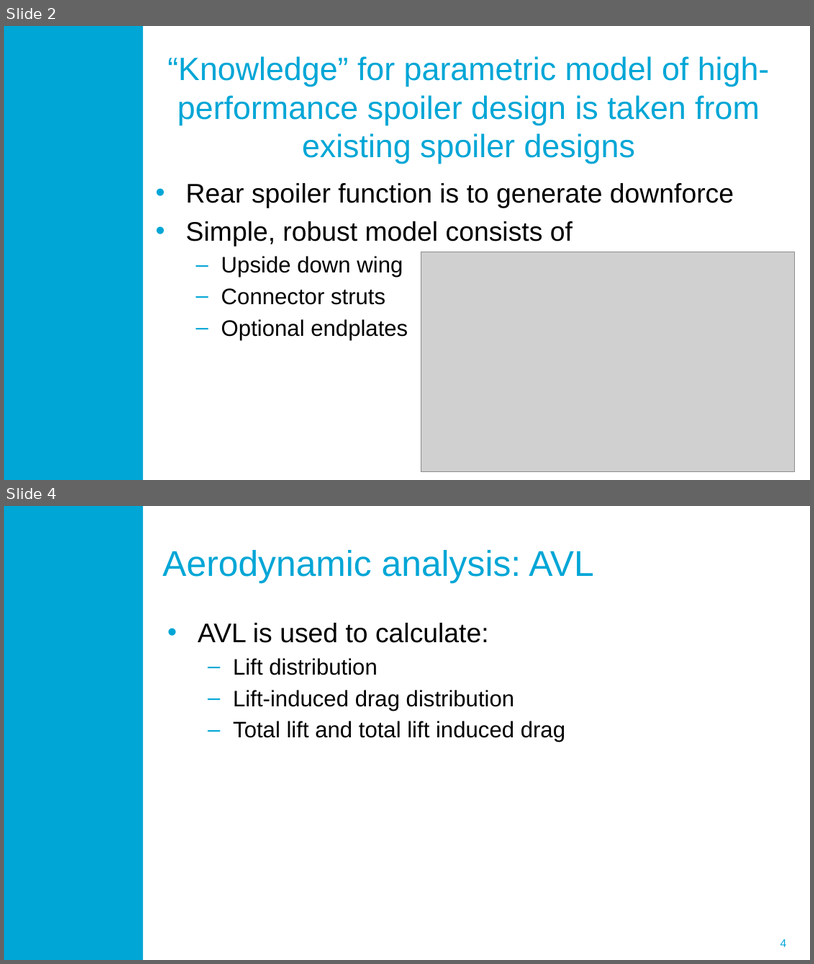
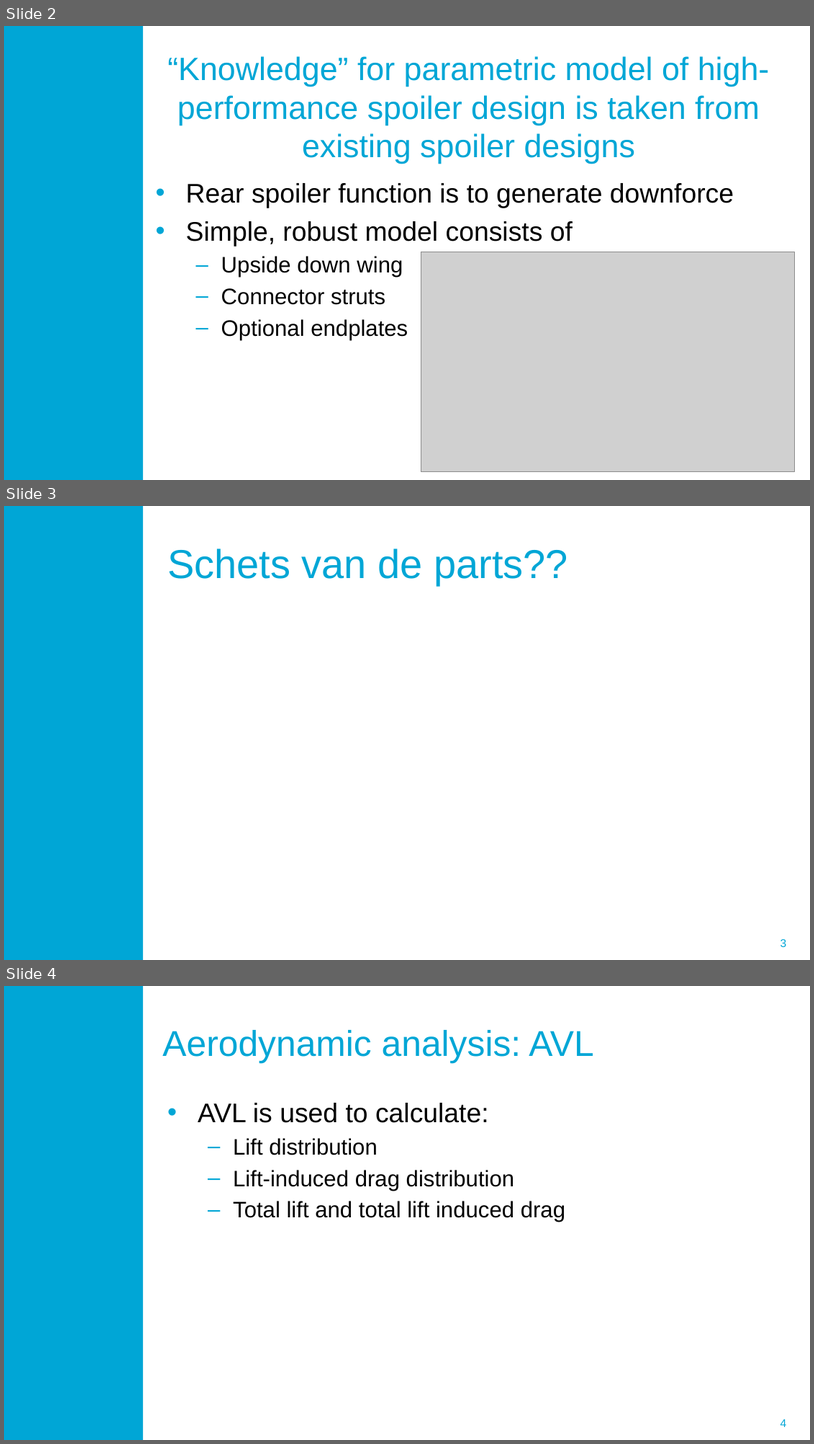
Before and after one commit to BasvManen/KBE_Assignment, a slide deck: Deliverables/Knowlede_acquisition_slides.pptx. Shown one above the other, each under a label of ours: slides 2 and 4 before the commit, slides 2, 3 and 4 after it; the slides between them are not shown. The pictures are 814x964 and 814x1444 pixels, drawn with LibreOffice and Linux fonts; fonts in the diff are those of the drawing; grey boxes stand for pictures; background and template pictures are left out. Boxes give left, top, right and bottom in pixels: in the first picture for what was removed or moved away, otherwise in the second. Text is boxed around its words. In the diff, an @@ line names an element or a change of style, - is before the commit and + after.

Commit message:
update

```diff
--- a/Deliverables/Knowlede_acquisition_slides.pptx
+++ b/Deliverables/Knowlede_acquisition_slides.pptx
@@ slide 3 added at (4, 506, 810, 960), background #FFFFFF; not listed: 2 template elements that a slide beside it also shows @@
@@ title added at (167, 548, 568, 584), 36 pt, text #00A6D6 @@
+Schets van de parts??
```
Also in this commit, not shown: 1 slide removed.
